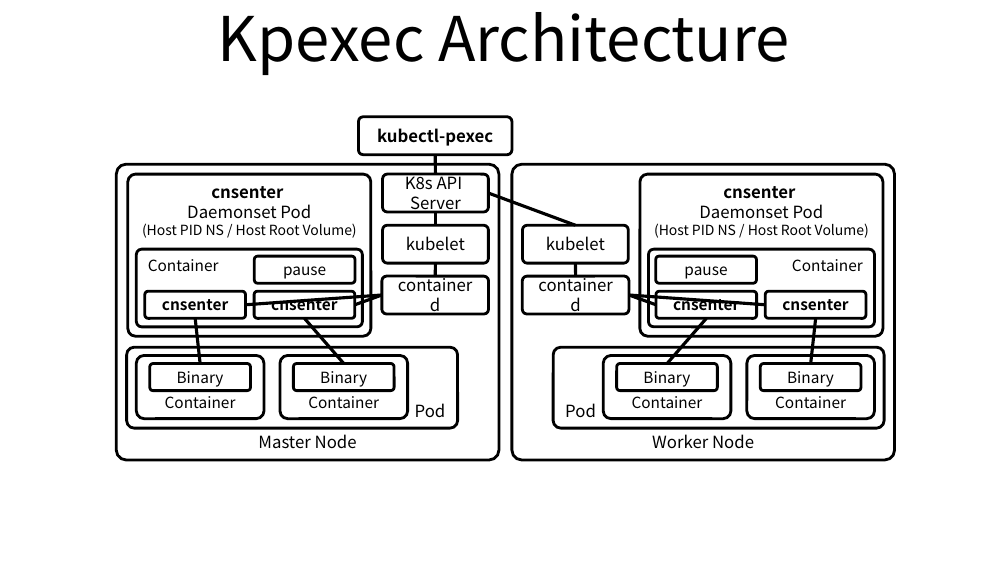
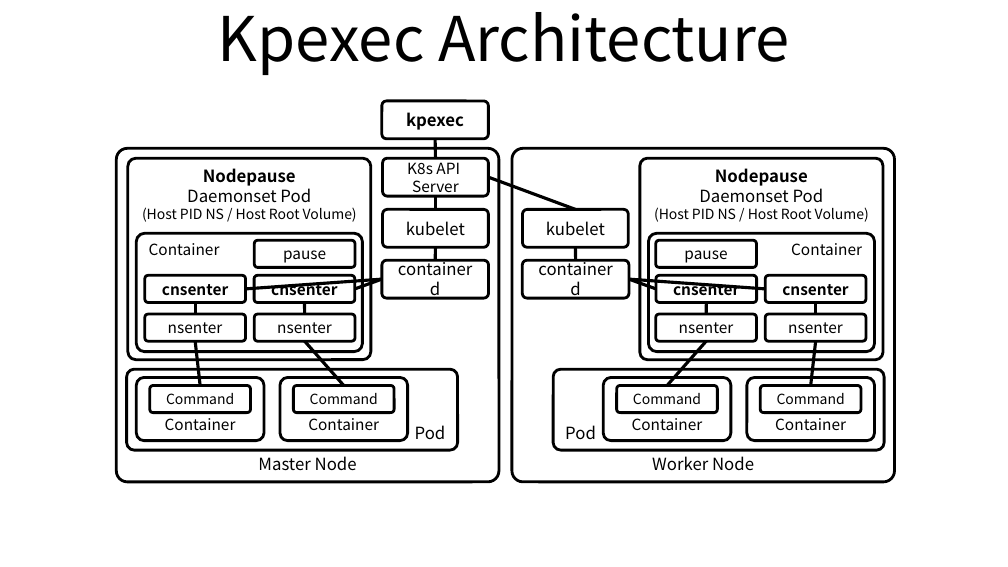
Before and after one commit to ssup2/kpexec, a slide deck: slide 1 of image/kpexec.pptx. Drawn at 1008x567 pixels with LibreOffice and Linux fonts; fonts in the diff are those of the drawing. Boxes give left, top, right and bottom in pixels: in the first picture for what was removed or moved away, otherwise in the second. Text is boxed around its words. In the diff, an @@ line names an element or a change of style, - is before the commit and + after.

Commit message:
Update kpexec architecture

```diff
--- a/image/kpexec.pptx
+++ b/image/kpexec.pptx
@@ rounded rectangle "kpexec": place and size @@
-rounded rectangle "kpexec" at [359, 117, 512, 155]
+rounded rectangle "kpexec" at [382, 101, 489, 139]
@@ text in rounded rectangle at [406, 112, 464, 130]: text changed @@
-kubectl-pexec
+kpexec
@@ rounded rectangle "Master Node": place and size @@
-rounded rectangle "Master Node" at [116, 164, 499, 460]
+rounded rectangle "Master Node" at [116, 148, 499, 482]
@@ 11 rounded rectangles, 9 lines: place and size @@
-11 rounded rectangles, 9 lines at [145, 154, 866, 319]
+11 rounded rectangles, 9 lines at [145, 139, 866, 302]
@@ rounded rectangle "Worker Node": place and size @@
-rounded rectangle "Worker Node" at [512, 164, 895, 460]
+rounded rectangle "Worker Node" at [512, 148, 895, 482]
@@ rounded rectangle "Nodepause": place and size @@
-rounded rectangle "Nodepause" at [128, 174, 371, 337]
+rounded rectangle "Nodepause" at [128, 158, 371, 360]
@@ rounded rectangle "Nodepause" at [128, 158, 371, 360]: proportions changed @@
@@ text in rounded rectangle at [203, 168, 296, 186]: text changed @@
-cnsenter
+Nodepause
@@ rounded rectangle "K8s API" at [383, 158, 489, 197]: size 12 to 11 pt @@
@@ rounded rectangle "Nodepause" at [640, 158, 883, 360]: proportions changed @@
@@ rounded rectangle "Nodepause": place and size @@
-rounded rectangle "Nodepause" at [640, 174, 883, 337]
+rounded rectangle "Nodepause" at [640, 158, 883, 360]
@@ text in rounded rectangle at [715, 168, 808, 186]: text changed @@
-cnsenter
+Nodepause
@@ rounded rectangle "Container": place and size @@
-rounded rectangle "Container" at [136, 249, 362, 327]
+rounded rectangle "Container" at [136, 233, 362, 351]
@@ rounded rectangle "Container": place and size @@
-rounded rectangle "Container" at [648, 249, 874, 327]
+rounded rectangle "Container" at [648, 233, 874, 351]
@@ rounded rectangle added at [145, 314, 246, 342], fill #FFFFFF, outline #000000 2 pt, 11 pt, text #000000 @@
+nsenter
@@ line moved from (196, 319) - (201, 364) to (196, 302) - (196, 314) @@
@@ rounded rectangle added at [254, 314, 355, 342], fill #FFFFFF, outline #000000 2 pt, 11 pt, text #000000 @@
+nsenter
@@ line moved from (304, 319) - (344, 364) to (304, 302) - (304, 314) @@
@@ rounded rectangle added at [656, 314, 757, 342], fill #FFFFFF, outline #000000 2 pt, 11 pt, text #000000 @@
+nsenter
@@ line moved from (707, 319) - (667, 364) to (707, 302) - (707, 314) @@
@@ rounded rectangle added at [765, 314, 866, 342], fill #FFFFFF, outline #000000 2 pt, 11 pt, text #000000 @@
+nsenter
@@ line moved from (815, 319) - (810, 364) to (815, 302) - (815, 314) @@
@@ line added from (196, 342) to (201, 385), #000000 2.25 pt @@
@@ line added from (304, 342) to (344, 385), #000000 2.25 pt @@
@@ line added from (707, 342) to (667, 385), #000000 2.25 pt @@
@@ line added from (815, 342) to (810, 385), #000000 2.25 pt @@
@@ 10 rounded rectangles: place and size @@
-10 rounded rectangles at [127, 347, 884, 427]
+10 rounded rectangles at [127, 369, 884, 450]
@@ text in rounded rectangle at [166, 393, 234, 404]: text changed; size 11 to 10 pt @@
-Binary
+Command
@@ text in rounded rectangle at [310, 393, 378, 404]: text changed; size 11 to 10 pt @@
-Binary
+Command
@@ text in rounded rectangle at [633, 393, 701, 404]: text changed; size 11 to 10 pt @@
-Binary
+Command
@@ text in rounded rectangle at [777, 393, 845, 404]: text changed; size 11 to 10 pt @@
-Binary
+Command
```
Also in this commit, not shown: 1 other file.
